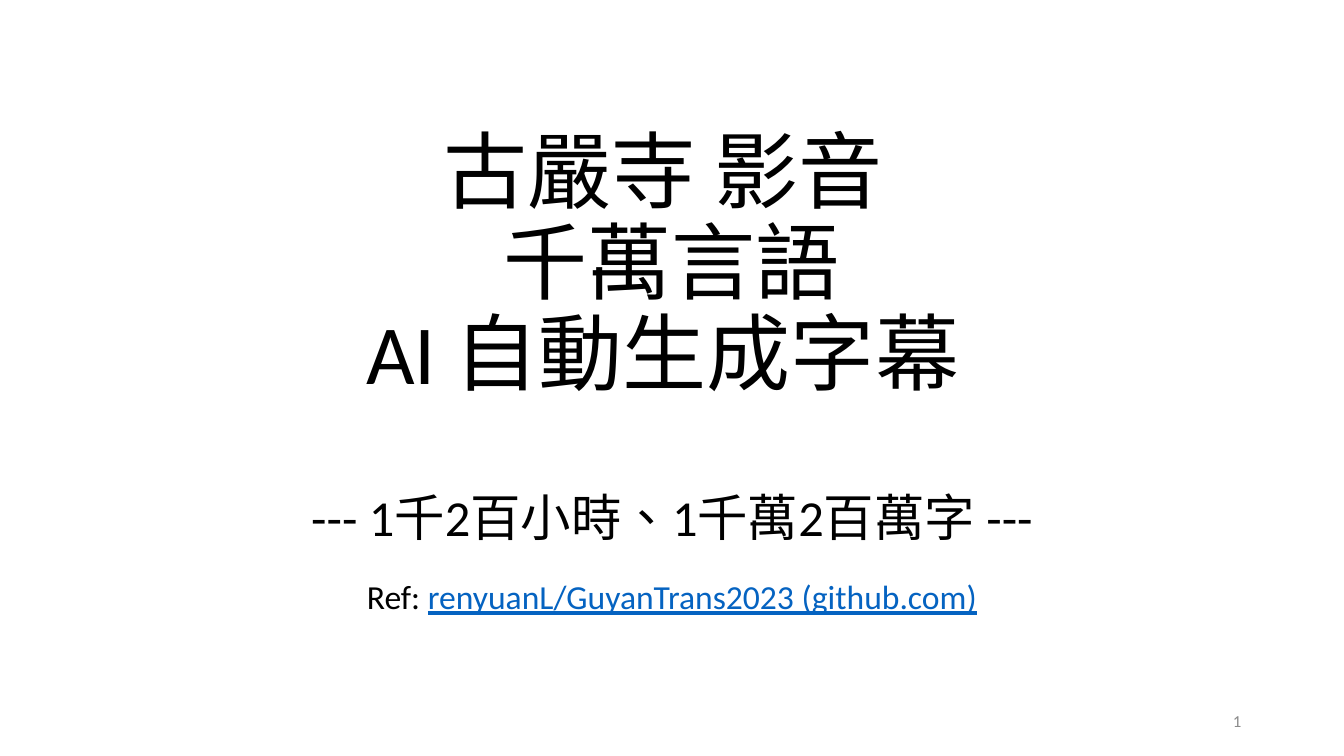
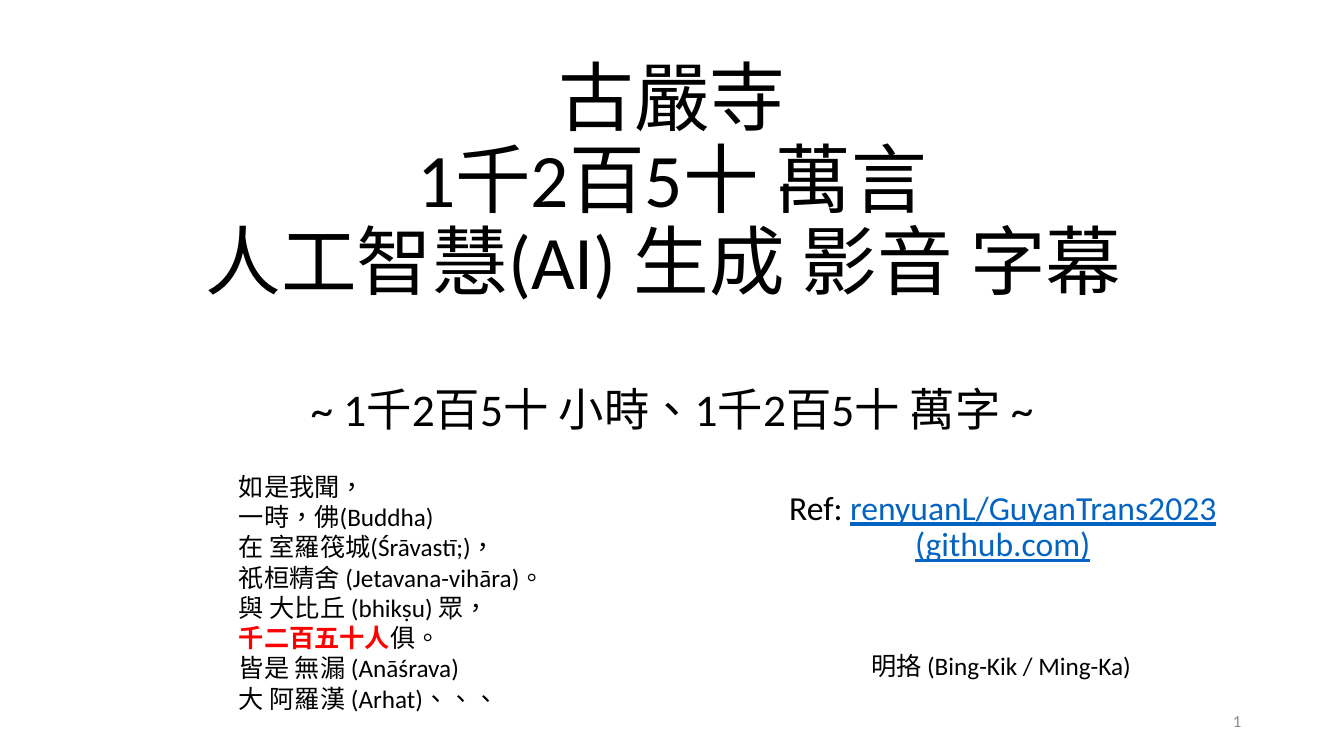
Before and after one commit to renyuanL/GuyanTrans2023, a slide deck: slide 1 of 古嚴寺影音逐字稿.pptx. Drawn at 1344x756 pixels with LibreOffice and Linux fonts; fonts in the diff are those of the drawing. Boxes give left, top, right and bottom in pixels: in the first picture for what was removed or moved away, otherwise in the second. Text is boxed around its words. In the diff, an @@ line names an element or a change of style, - is before the commit and + after.

```diff
--- a/古嚴寺影音逐字稿.pptx
+++ b/古嚴寺影音逐字稿.pptx
@@ title at <box>206,61,1121,430</box>: text changed; size 36 to 54 pt @@
-古嚴寺 影音
-千萬言語
-AI 自動生成字幕
---- 1千2百小時、1千萬2百萬字 ---
+古嚴寺
+1千2百5十 萬言
+人工智慧(AI) 生成 影音 字幕
+~ 1千2百5十 小時、1千2百5十 萬字 ~
@@ text added at <box>239,475,544,712</box>, 18 pt, text #000000 @@
+如是我聞，
+一時，佛(Buddha)
+在 室羅筏城(Śrāvastī;)，
+祇桓精舍 (Jetavana-vihāra)。
+與 大比丘 (bhikṣu) 眾，
+千二百五十人俱。
+皆是 無漏 (Anāśrava)
+大 阿羅漢 (Arhat)、、、
@@ subtitle "Ref: renyuanL/GuyanTrans2023 (github.com)" rewrapped from <box>367,584,977,615</box> to <box>789,496,1216,562</box> @@
@@ text added at <box>871,653,1130,680</box>, 18 pt, text #000000 @@
+明挌 (Bing-Kik / Ming-Ka)
```
Also in this commit, not shown: 2 other slides changed, 30 other files.
